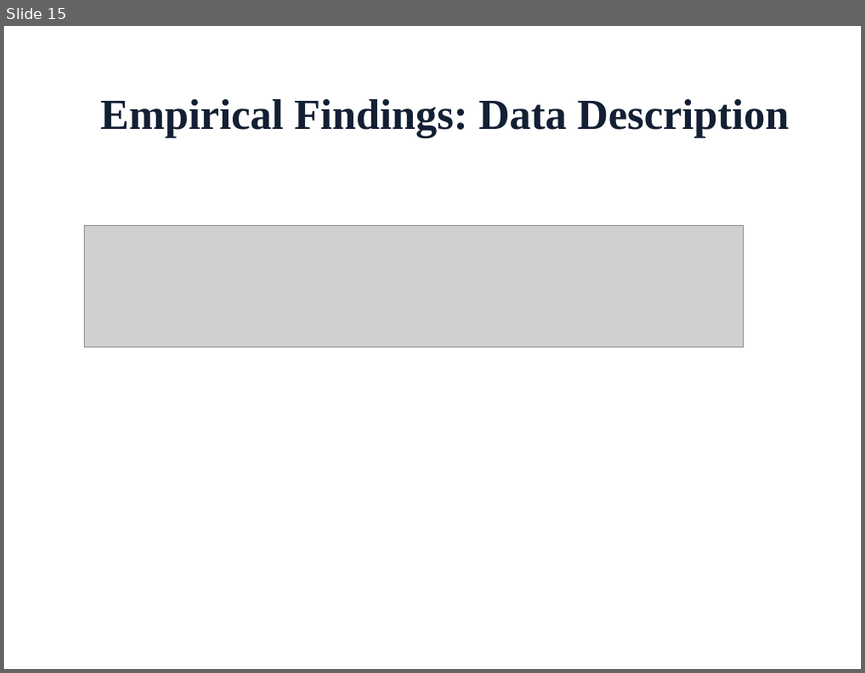
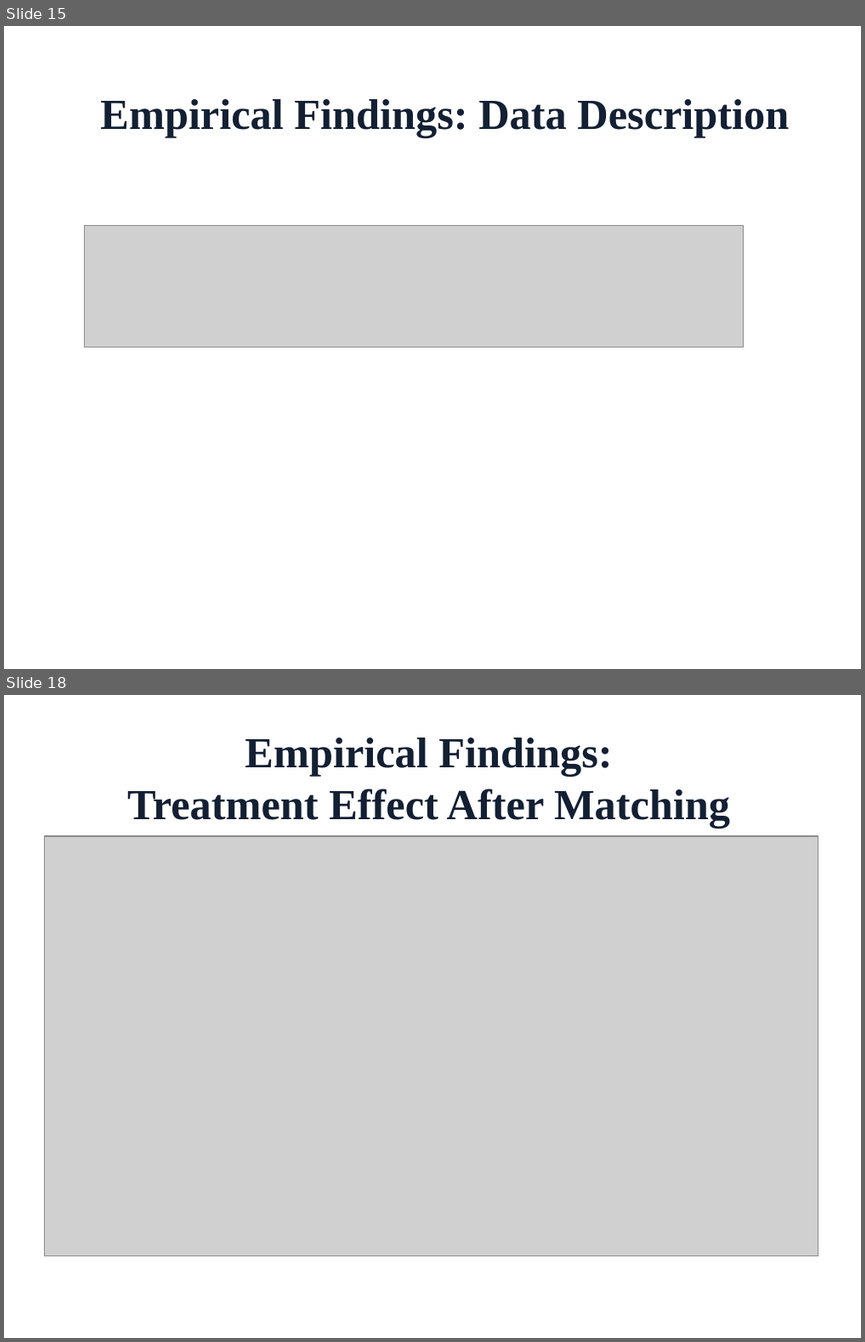
Before and after one commit to LucieLuS/First-year-Paper, a slide deck: Drafts at different points/Presentation slides_Sep10.pptx. Shown one above the other, each under a label of ours: slide 15 before the commit, slides 15 and 18 after it; the slides between them are not shown. The pictures are 865x673 and 865x1342 pixels, drawn with LibreOffice and Linux fonts; fonts in the diff are those of the drawing; grey boxes stand for pictures; background and template pictures are left out. Boxes give left, top, right and bottom in pixels: in the first picture for what was removed or moved away, otherwise in the second. Text is boxed around its words. In the diff, an @@ line names an element or a change of style, - is before the commit and + after.

```diff
--- a/Drafts at different points/Presentation slides_Sep10.pptx
+++ b/Drafts at different points/Presentation slides_Sep10.pptx
@@ slide 18 added at (4,695,861,1338), background picture (left out) @@
@@ title added at (127,737,730,828), 36 pt, text #131F33, bold @@
+Empirical Findings:
+Treatment Effect After Matching
@@ picture added at (45,836,818,1256) @@
```
Also in this commit, not shown: 12 slides changed, 15 other files.
